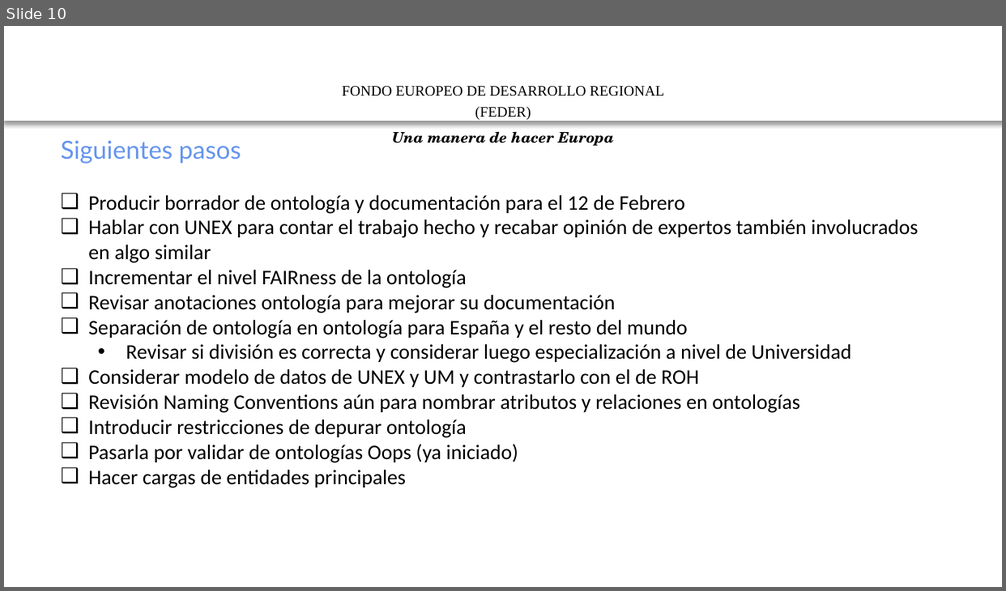
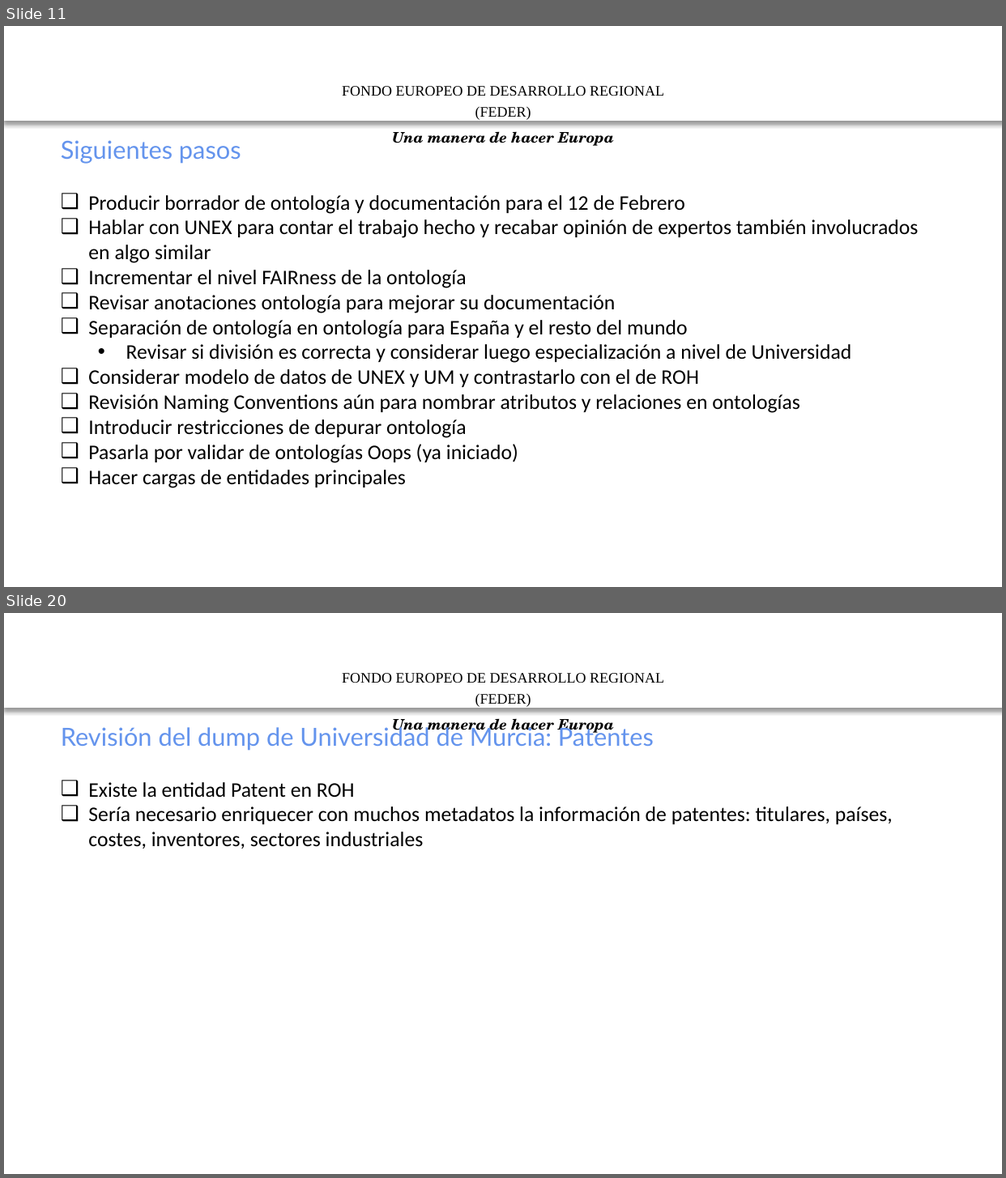
Before and after one commit to mpuerta004/GnossDeustoOnto, a slide deck: 20200109 HERCULES ASIO -ROH-Validación.pptx. Shown one above the other, each under a label of ours: slide 10 before the commit, slides 11 and 20 after it; the slides between them are not shown. The pictures are 1006x591 and 1006x1178 pixels, drawn with LibreOffice and Linux fonts; fonts in the diff are those of the drawing; background and template pictures are left out. Boxes give left, top, right and bottom in pixels: in the first picture for what was removed or moved away, otherwise in the second. Text is boxed around its words. In the diff, an @@ line names an element or a change of style, - is before the commit and + after.

```diff
--- a/20200109 HERCULES ASIO -ROH-Validación.pptx
+++ b/20200109 HERCULES ASIO -ROH-Validación.pptx
@@ slide 20 added at box(4, 613, 1002, 1174), background #FFFFFF; not listed: 2 template elements that a slide beside it also shows @@
@@ text added at box(61, 724, 893, 849), 20 pt, text #000000 @@
+Revisión del dump de Universidad de Murcia: Patentes
+❑ Existe la entidad Patent en ROH
+❑ Sería necesario enriquecer con muchos metadatos la información de patentes: titulares, países, costes, inventores, sectores industriales
@@ what was slide 10 is now slide 11 @@
```
Also in this commit, not shown: 1 slide changed, 11 other slides added, 1 other file.
